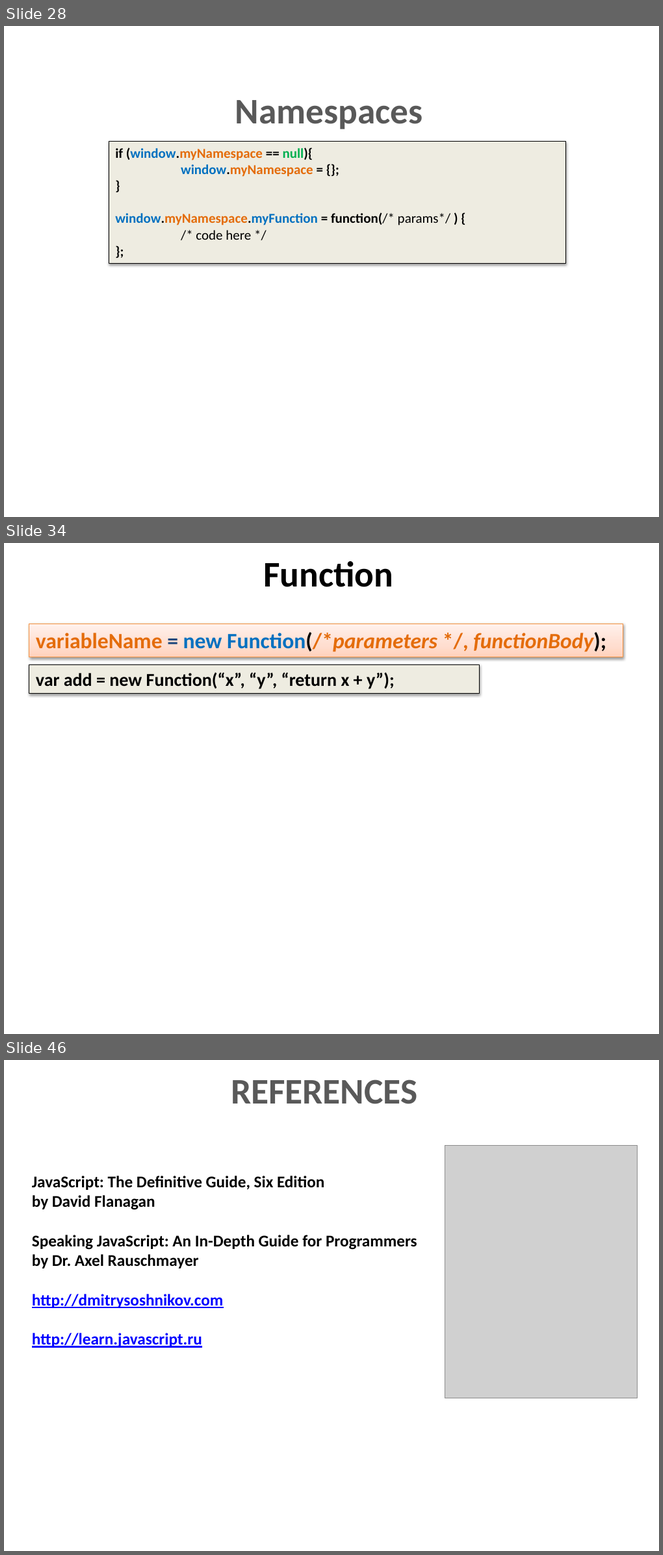
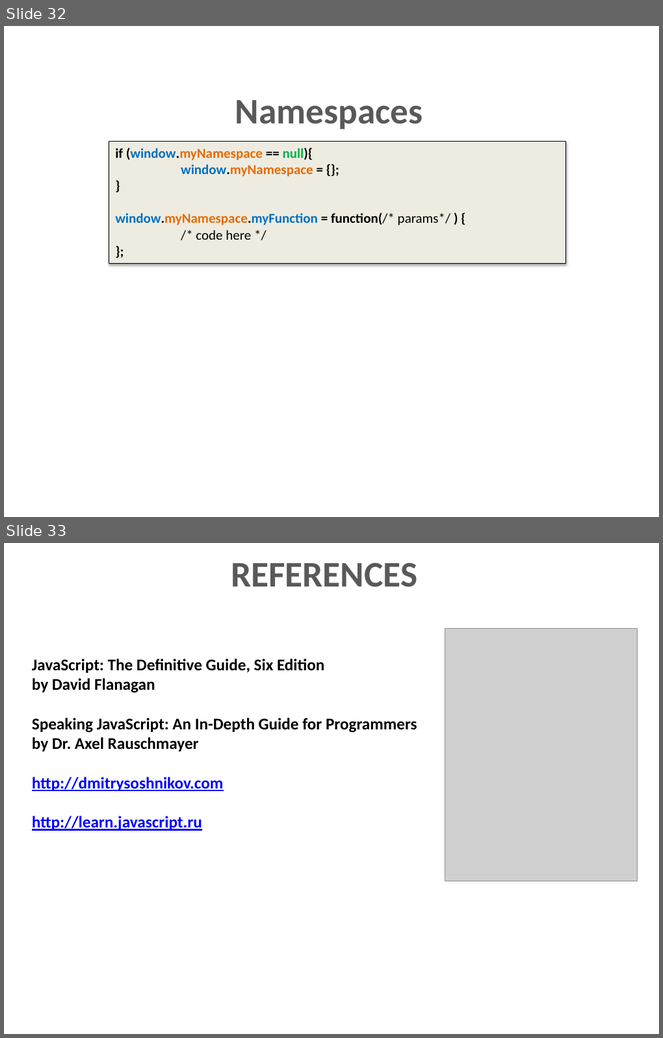
Before and after one commit to dzmitry-varabei/front-end-course, a slide deck: lecture-3-recap-scope/scope.pptx. Shown one above the other, each under a label of ours: slides 28, 34 and 46 before the commit, slides 32 and 33 after it; the slides between them are not shown. The pictures are 663x1555 and 663x1038 pixels, drawn with LibreOffice and Linux fonts; fonts in the diff are those of the drawing; grey boxes stand for pictures. Boxes give left, top, right and bottom in pixels: in the first picture for what was removed or moved away, otherwise in the second. Text is boxed around its words. In the diff, an @@ line names an element or a change of style, - is before the commit and + after.

```diff
--- a/lecture-3-recap-scope/scope.pptx
+++ b/lecture-3-recap-scope/scope.pptx
@@ slide 34 removed at (4, 543, 659, 1034), background #FFFFFF @@
@@ title removed at (263, 561, 393, 587) @@
-Function
@@ rectangle removed at (29, 624, 623, 656) @@
-variableName = new Function(/*parameters */, functionBody);
@@ rectangle removed at (29, 665, 480, 694) @@
-var add = new Function(“x”, “y”, “return x + y”);
@@ what was slide 28 is now slide 32 @@
@@ what was slide 46 is now slide 33 @@
```
Also in this commit, not shown: 4 slides added, 16 other slides removed, 2 other files.
